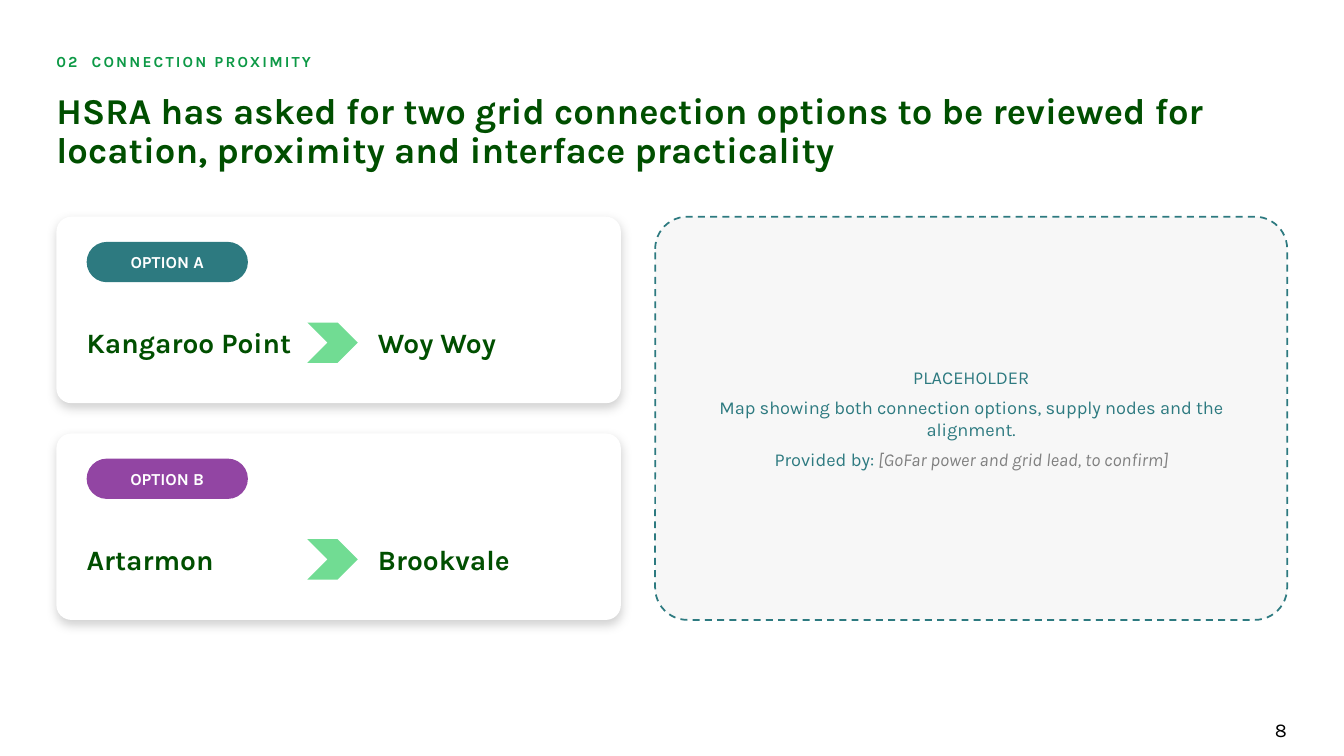
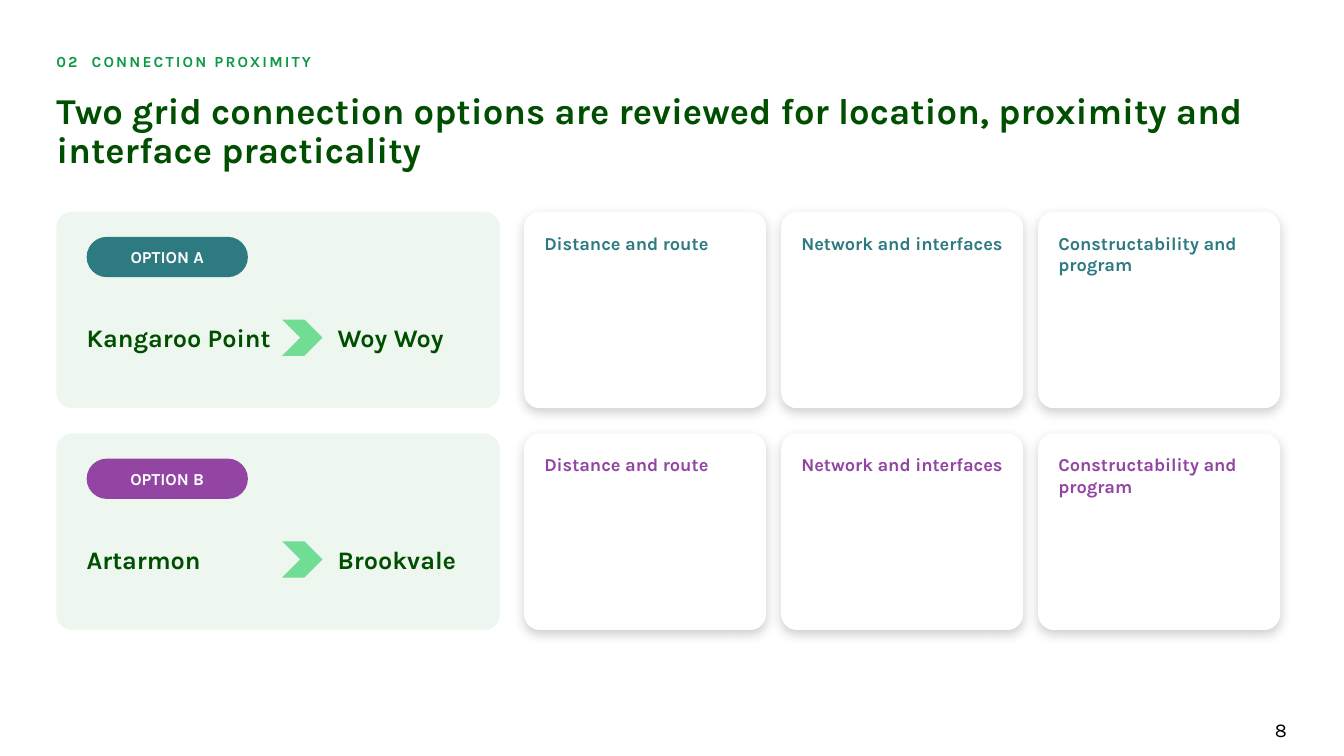
Before and after one commit to alyciawolf02/claude, a slide deck: slide 8 of deliverables/GoFar_Power_and_Grid_Connection_2_Workshop_Structure.pptx. Drawn at 1344x756 pixels with LibreOffice and Linux fonts; fonts in the diff are those of the drawing; background and template pictures are left out. Boxes give left, top, right and bottom in pixels: in the first picture for what was removed or moved away, otherwise in the second. Text is boxed around its words. In the diff, an @@ line names an element or a change of style, - is before the commit and + after.

```diff
--- a/deliverables/GoFar_Power_and_Grid_Connection_2_Workshop_Structure.pptx
+++ b/deliverables/GoFar_Power_and_Grid_Connection_2_Workshop_Structure.pptx
@@ title at <box>56,98,1242,172</box>: text changed @@
-HSRA has asked for two grid connection options to be reviewed for location, proximity and interface practicality
+Two grid connection options are reviewed for location, proximity and interface practicality
@@ rounded rectangle: place and size @@
-rounded rectangle at <box>56,217,621,403</box>
+rounded rectangle at <box>56,212,500,408</box>
@@ rounded rectangle at <box>56,212,500,408</box>: fill #FFFFFF to #EEF7EF; shadow off @@
@@ text "OPTION A": place and size @@
-text "OPTION A" at <box>131,257,203,268</box>
+text "OPTION A" at <box>131,252,203,263</box>
@@ rounded rectangle: place and size @@
-rounded rectangle at <box>87,242,248,282</box>
+rounded rectangle at <box>87,237,248,277</box>
@@ rounded rectangle added at <box>524,212,766,408</box>, fill #FFFFFF @@
@@ text added at <box>544,237,709,251</box>, 13 pt, text #2D7A80, bold @@
+Distance and route
@@ rounded rectangle removed at <box>655,217,1288,620</box> @@
@@ rounded rectangle added at <box>781,212,1023,408</box>, fill #FFFFFF @@
@@ text added at <box>801,237,1002,251</box>, 13 pt, text #2D7A80, bold @@
+Network and interfaces
@@ rounded rectangle added at <box>1038,212,1280,408</box>, fill #FFFFFF @@
@@ text added at <box>1058,237,1237,276</box>, 13 pt, text #2D7A80, bold @@
+Constructability and program
@@ chevron: place and size @@
-chevron at <box>308,323,358,363</box>
+chevron at <box>282,320,323,356</box>
@@ size 20 to 18 pt in 4 elements at <box>87,552,201,570</box>, <box>87,329,271,354</box>, <box>338,551,456,570</box>, <box>338,330,444,354</box> @@
@@ text "Woy Woy": place and size @@
-text "Woy Woy" at <box>378,334,495,360</box>
+text "Woy Woy" at <box>338,330,444,354</box>
@@ text removed at <box>719,372,1223,471</box> @@
-PLACEHOLDER
-Map showing both connection options, supply nodes and the alignment.
-Provided by: [GoFar power and grid lead, to confirm]
@@ rounded rectangle at <box>56,434,500,630</box>: fill #FFFFFF to #EEF7EF; shadow off @@
@@ rounded rectangle: place and size @@
-rounded rectangle at <box>56,434,621,620</box>
+rounded rectangle at <box>56,434,500,630</box>
@@ rounded rectangle added at <box>524,434,766,630</box>, fill #FFFFFF @@
@@ rounded rectangle added at <box>781,434,1023,630</box>, fill #FFFFFF @@
@@ rounded rectangle added at <box>1038,434,1280,630</box>, fill #FFFFFF @@
@@ text added at <box>544,458,709,472</box>, 13 pt, text #9245A3, bold @@
+Distance and route
@@ text added at <box>801,458,1002,471</box>, 13 pt, text #9245A3, bold @@
+Network and interfaces
@@ text added at <box>1058,458,1237,498</box>, 13 pt, text #9245A3, bold @@
+Constructability and program
@@ text "Brookvale": place and size @@
-text "Brookvale" at <box>378,550,510,571</box>
+text "Brookvale" at <box>338,551,456,570</box>
@@ chevron: place and size @@
-chevron at <box>308,539,358,580</box>
+chevron at <box>282,541,323,578</box>
```
Also in this commit, not shown: 11 other slides changed, 4 slides removed.
